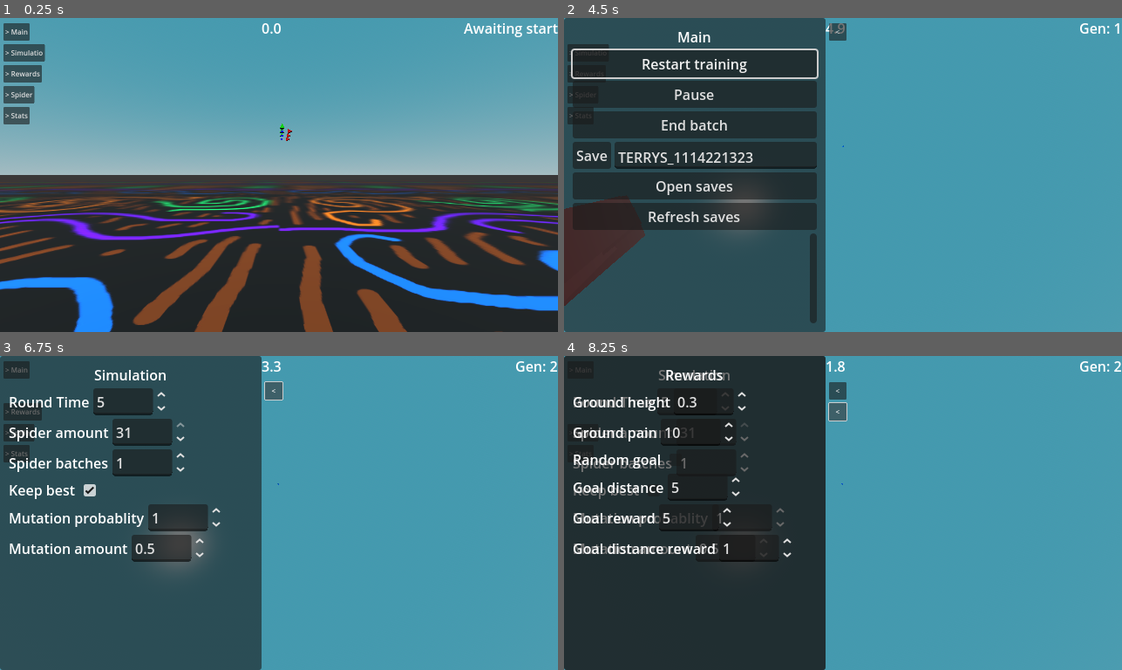
Above: before the commit, frames 1-4 (two rows, left to right).
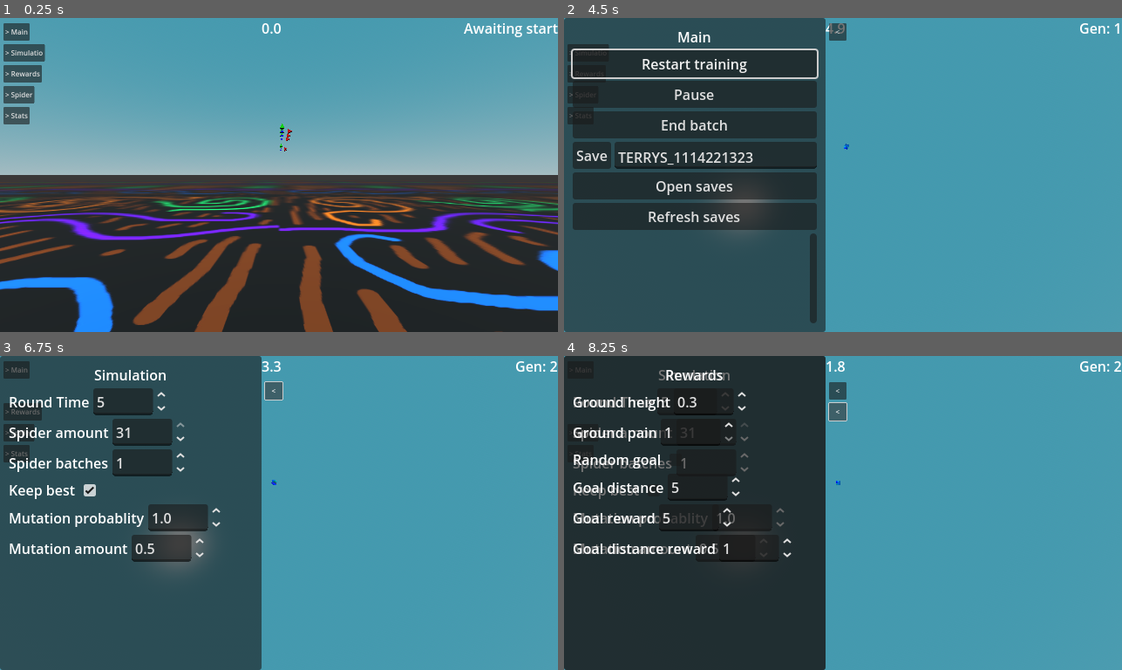
Above: after the commit, the same moments.

Repository: officialErnests/de-ai-ed
Game: Godot game, scene res://scenes/main.tscn
The game is run twice, just before and just after one commit, with the same random seed, the same clock (stepped at 60 frames per second) and the same inputs.
Inputs (mouse positions are in pixels of both pictures, inside the frame that each line leads up to):
- Up to frame 1 (0.25 s): no input
- Up to frame 2 (4.5 s): click "> Main" at 0.5 s; click "Start training" at 1.25 s; click "Restart training" at 2 s; click "Restart training" at 2.75 s; click "Restart training" at 3.5 s; tap Enter at 4.25 s; move the mouse to (965, 159) at 4.27 s; hold D (movement_right) from 4.28 s (still down); hold Shift (fast, bound only after the commit) from 4.28 s (still down); click (965, 159) at 4.42 s
- Up to frame 3 (6.75 s): release D (movement_right) at 5 s; release Shift (fast, bound only after the commit) at 5 s; click "End batch" at 5 s; click "<" at 5.75 s; click "> Simulatio" at 6.5 s
- Up to frame 4 (8.25 s): click (653, 491) at 7.25 s; click "> Rewards" at 8 s

The runs differ from the first frame. In frame 1, less than 0.1% of the frame differs, in the area x 50-52%, y 40-43%; in frame 2, 2.1%, in the area x 0-52%, y 40-92%; in frame 3, less than 0.1%; in frame 4, less than 0.1%.

Commit message:
v0.2.3.1 optimized graph as well fixed the memmory leak XD - also added sprint

Diff:
--- a/project.godot
+++ b/project.godot
@@ -71,6 +71,11 @@
 "events": [Object(InputEventMouseButton,"resource_local_to_scene":false,"resource_name":"","device":-1,"window_id":0,"a …(253 unchanged characters)…
 ]
 }
+fast={
+"deadzone": 0.2,
+"events": [Object(InputEventKey,"resource_local_to_scene":false,"resource_name":"","device":-1,"window_id":0,"alt_pressed":false,"shift_pressed":false,"ctrl_pressed":false,"meta_pressed":false,"pressed":false,"keycode":0,"physical_keycode":4194325,"key_label":0,"unicode":0,"location":0,"echo":false,"script":null)
+]
+}
 
 [rendering]
 
--- a/scenes/main.tscn
+++ b/scenes/main.tscn
@@ -313,6 +313,7 @@
 
 [node name="SpinBox" type="SpinBox" parent="Camera_setup/NeckOrSmthing/Dron/Floating_cam/Gui/Simulation/Panel/VBoxContainer/MutationChance"]
 layout_mode = 2
+step = 0.1
 value = 1.0
 
 [node name="MutationAmount" type="HBoxContainer" parent="Camera_setup/NeckOrSmthing/Dron/Floating_cam/Gui/Simulation/Panel/VBoxContainer"]
@@ -395,7 +396,7 @@
 layout_mode = 2
 min_value = 1.0
 max_value = 1000.0
-value = 10.0
+value = 1.0
 
 [node name="RadnomGoal" type="HBoxContainer" parent="Camera_setup/NeckOrSmthing/Dron/Floating_cam/Gui/Rewards/Panel/VBoxContainer"]
 layout_mode = 2
@@ -673,15 +674,13 @@
 transform = Transform3D(1, 0, 0, 0, 1, 0, 0, 0, 1, 0.14971972, 2.1, -6.4286256)
 
 [node name="AvgGraph" parent="." instance=ExtResource("12_eb6dy")]
-transform = Transform3D(1, 0, 0, 0, 1, 0, 0, 0, 1, 0.14971972, 2.1, -7.4286256)
+transform = Transform3D(1, 0, 0, 0, 1, 0, 0, 0, 1, 0.14971972, 2.1, -8.428625)
 
 [node name="MaxGraph" parent="." instance=ExtResource("12_eb6dy")]
-transform = Transform3D(1, 0, 0, 0, 1, 0, 0, 0, 1, 0.14971972, 2.1, -8.428625)
+transform = Transform3D(1, 0, 0, 0, 1, 0, 0, 0, 1, 0.14971972, 2.1, -7.428625)
 
 [node name="SpiderGraph" parent="." instance=ExtResource("12_eb6dy")]
-transform = Transform3D(1, 0, 0, 0, 1, 0, 0, 0, 1, 0.14971972, 2.1, -11.428625)
-visible = false
+transform = Transform3D(1, 0, 0, 0, 1, 0, 0, 0, 1, 0.14971972, 2.1, -13.428625)
 
 [node name="TimeGraph" parent="." instance=ExtResource("12_eb6dy")]
 transform = Transform3D(1, 0, 0, 0, 1, 0, 0, 0, 1, 0.14971972, 2.1, -12.428625)
-visible = false
--- a/scenes/nb_label_3d.tscn
+++ b/scenes/nb_label_3d.tscn
@@ -5,6 +5,7 @@
 [ext_resource type="Material" uid="uid://d15beec8rxitd" path="res://assets/nb_label_3d_WHITE.tres" id="2_wxsu7"]
 
 [sub_resource type="TextMesh" id="TextMesh_pglt7"]
+resource_local_to_scene = true
 text = "Hello world"
 horizontal_alignment = 0
 curve_step = 10.0
--- a/scripts/3d_graph_draw.gd
+++ b/scripts/3d_graph_draw.gd
@@ -19,12 +19,55 @@
 
 
 var graph: Node3D
+var graph_meshes_arr = []
+var last_graph_size: int
 
 func _ready() -> void:
 	graph = get_parent()
+	last_graph_size = graph.value_dict.size()
 	graph.updateGraph.connect(updateGraph)
 
 func updateGraph() -> void:
+	if last_graph_size + 1 == graph.value_dict.size():
+		halfUpdate()
+	else:
+		fullReset()
+	last_graph_size = graph.value_dict.size()
+func halfUpdate() -> void:
+	var value_dict: Dictionary[String, float] = graph.value_dict
+	var graph_size_x: float = value_dict.size()
+
+	x_axis_line.mesh.size.x = graph_size_x * segment_size.x + graph_size_x * x_padding
+	x_axis_line.position.x = (graph_size_x * segment_size.x + graph_size_x * x_padding + 0.3) / 2
+	x_axis_head.position.x = (graph_size_x * segment_size.x + graph_size_x * x_padding + 0.4) / 2
+	y_axis_line.mesh.size.y = graph_size_x * segment_size.y
+	y_axis_line.position.y = (graph_size_x * segment_size.y + 0.2) / 2
+	y_axis_head.position.y = (graph_size_x * segment_size.y + 0.3) / 2
+
+	var iter_item_value: float = value_dict[value_dict.keys()[-1]]
+	var x_axis_offset := value_dict.size()
+
+	var graph_value_mesh := MeshInstance3D.new()
+	graph_value_mesh.mesh = BoxMesh.new()
+	graph_value_mesh.material_override = graph_material
+	graph_value_mesh.mesh.size = Vector3(segment_size.x, iter_item_value, z_size)
+	graph_value_mesh.position.x = x_axis_offset * segment_size.x + x_axis_offset * x_padding + 0.1 - segment_size.x / 2
+	graph_value_mesh.position.y = iter_item_value / 2 + 0.1
+	value_parent.add_child(graph_value_mesh)
+	graph_meshes_arr.append(graph_value_mesh)
+
+	var graph_value_text := text_packed_scene.instantiate()
+	graph_value_text.value = str(round(iter_item_value * 10) / 10)
+	graph_value_text.update()
+	graph_value_text.position.x = graph_value_mesh.position.x - segment_size.x / 2
+	graph_value_text.position.y = iter_item_value + 0.1 + 0.2
+	value_parent.add_child(graph_value_text)
+	graph_meshes_arr.append(graph_value_text)
+
+func fullReset() -> void:
+	for iter_grhap_mesh in graph_meshes_arr: iter_grhap_mesh.queue_free()
+	graph_meshes_arr.clear()
+
 	var value_dict: Dictionary[String, float] = graph.value_dict
 	var graph_size_x: float = value_dict.size()
 
@@ -47,6 +90,7 @@
 		graph_value_mesh.position.x = x_axis_offset * segment_size.x + x_axis_offset * x_padding + 0.1 - segment_size.x / 2
 		graph_value_mesh.position.y = iter_item_value / 2 + 0.1
 		value_parent.add_child(graph_value_mesh)
+		graph_meshes_arr.append(graph_value_mesh)
 
 		var graph_value_text := text_packed_scene.instantiate()
 		graph_value_text.value = str(round(iter_item_value * 10) / 10)
@@ -54,3 +98,4 @@
 		graph_value_text.position.x = graph_value_mesh.position.x - segment_size.x / 2
 		graph_value_text.position.y = iter_item_value + 0.1 + 0.2
 		value_parent.add_child(graph_value_text)
+		graph_meshes_arr.append(graph_value_text)
--- a/scripts/camera_movement.gd
+++ b/scripts/camera_movement.gd
@@ -54,6 +54,7 @@
 
 	dir.y = 0
 	dir = dir.normalized()
-	position += dir * delta * SPEED
+	var sprintMul = 10 if Input.is_action_pressed("fast") else 1
+	position += dir * delta * SPEED * sprintMul
 	$NeckOrSmthing/Dron.position = Vector3.BACK * distance
 	$NeckOrSmthing/Dron.global_position.y = max($NeckOrSmthing/Dron.global_position.y, 0.1)
